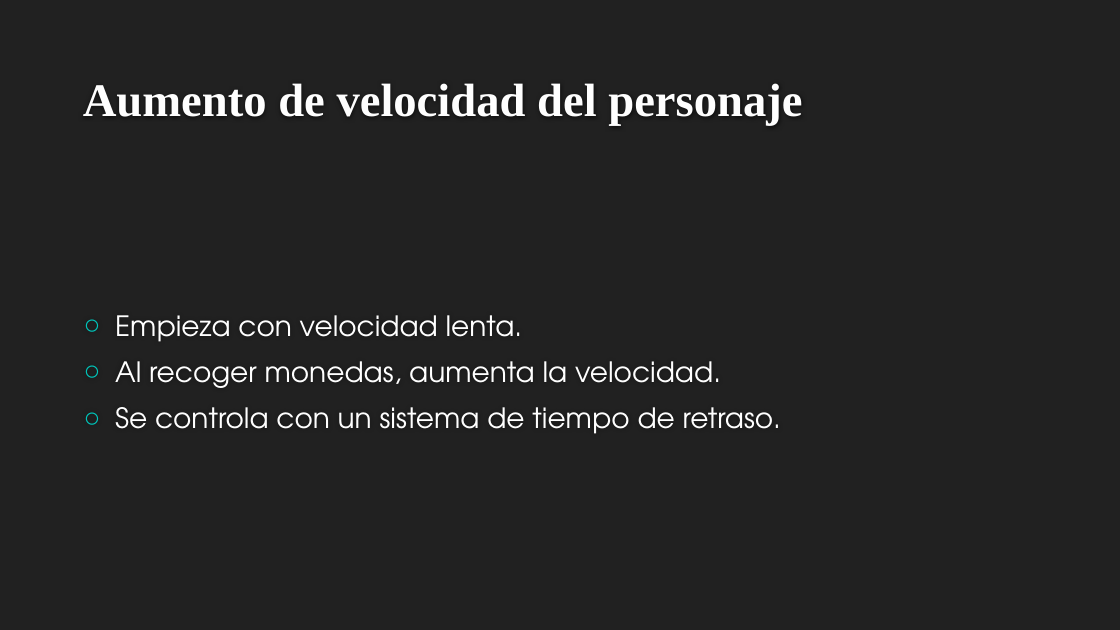
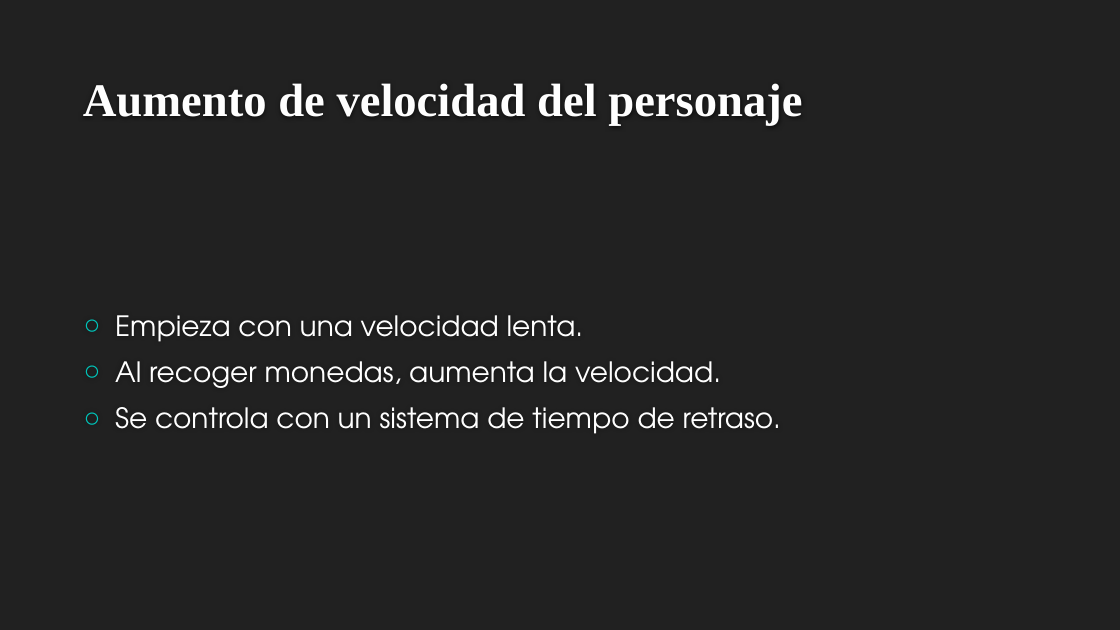
Before and after one commit to ValeriaAlmodovar/MiniProyectoCiic, a slide deck: slide 4 of Explicacion.pptx. Drawn at 1120x630 pixels with LibreOffice and Linux fonts; fonts in the diff are those of the drawing; background and template pictures are left out. Boxes give left, top, right and bottom in pixels: in the first picture for what was removed or moved away, otherwise in the second. Text is boxed around its words. In the diff, an @@ line names an element or a change of style, - is before the commit and + after.

Commit message:
Update Explicacion.pptx
Fixed small typos.

```diff
--- a/Explicacion.pptx
+++ b/Explicacion.pptx
@@ text at [115,315,584,342]: text changed @@
-○ Empieza con velocidad lenta.
+○ Empieza con una velocidad lenta.
```
Also in this commit, not shown: 5 other slides changed.
